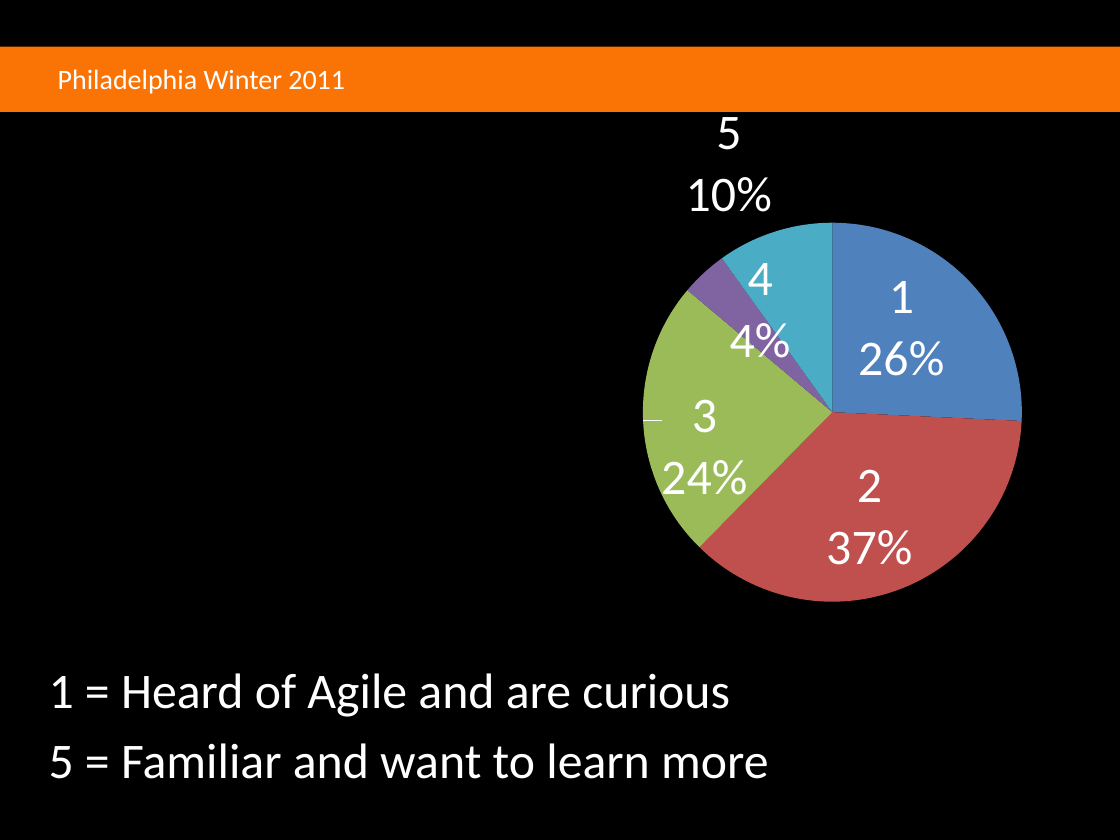
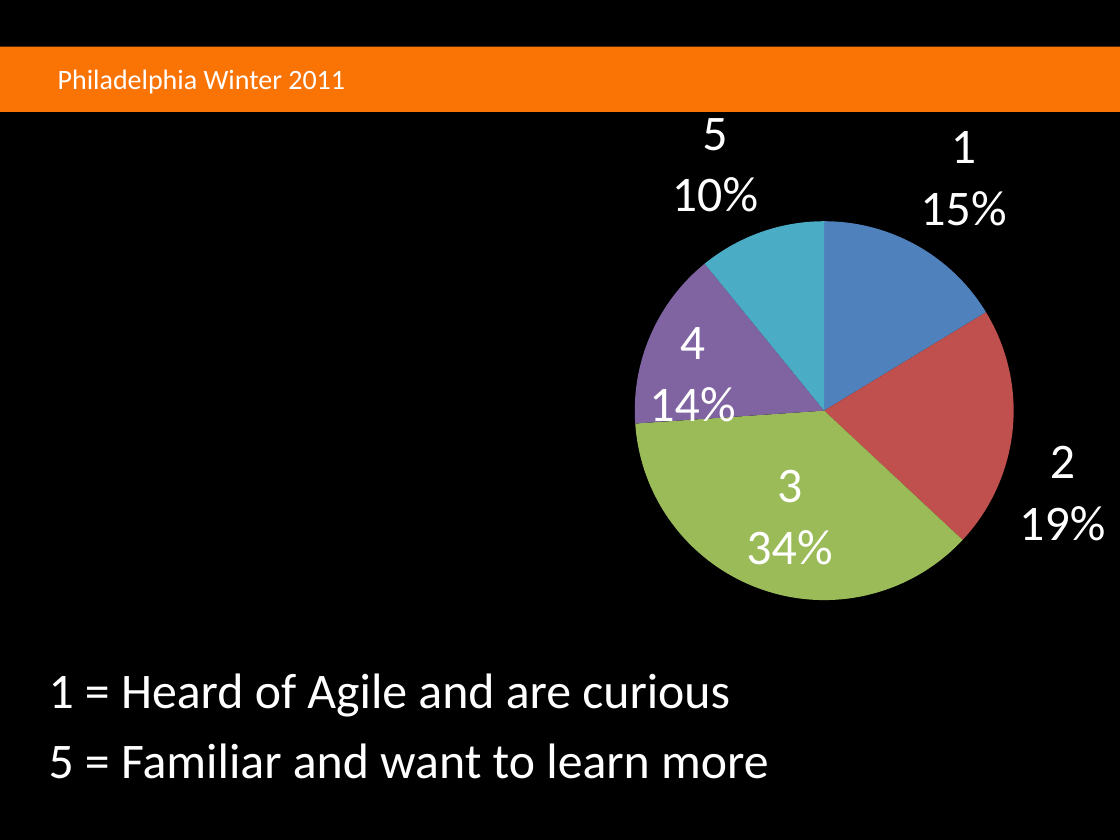
Before and after one commit to agilefire/November2010, a slide deck: slide 9 of Agile Firestarter Winter 2011 Entry Rotation.pptx. Drawn at 1120x840 pixels with LibreOffice and Linux fonts; fonts in the diff are those of the drawing; background and template pictures are left out. Boxes give left, top, right and bottom in pixels: in the first picture for what was removed or moved away, otherwise in the second. Text is boxed around its words. In the diff, an @@ line names an element or a change of style, - is before the commit and + after.

Commit message:
updated 'familiar with agile' RSVP stats

```diff
--- a/Agile Firestarter Winter 2011 Entry Rotation.pptx
+++ b/Agile Firestarter Winter 2011 Entry Rotation.pptx
@@ pie chart at (429, 84, 1120, 737) @@
-Series 1: 0.26, 0.37, 0.24, 0.04, 0.1
+Series 1: 0.15, 0.19, 0.34, 0.14, 0.1
```
